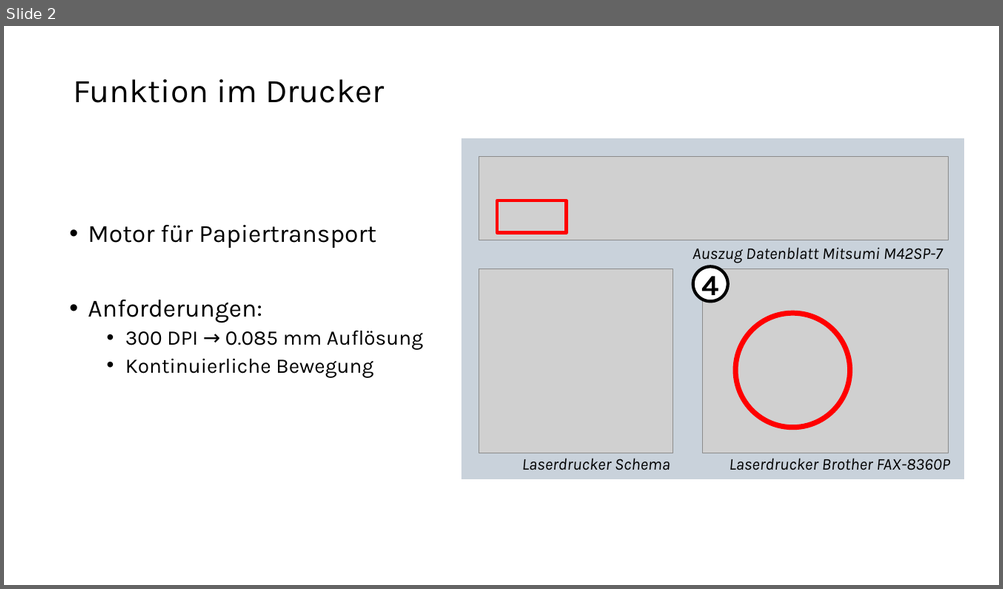
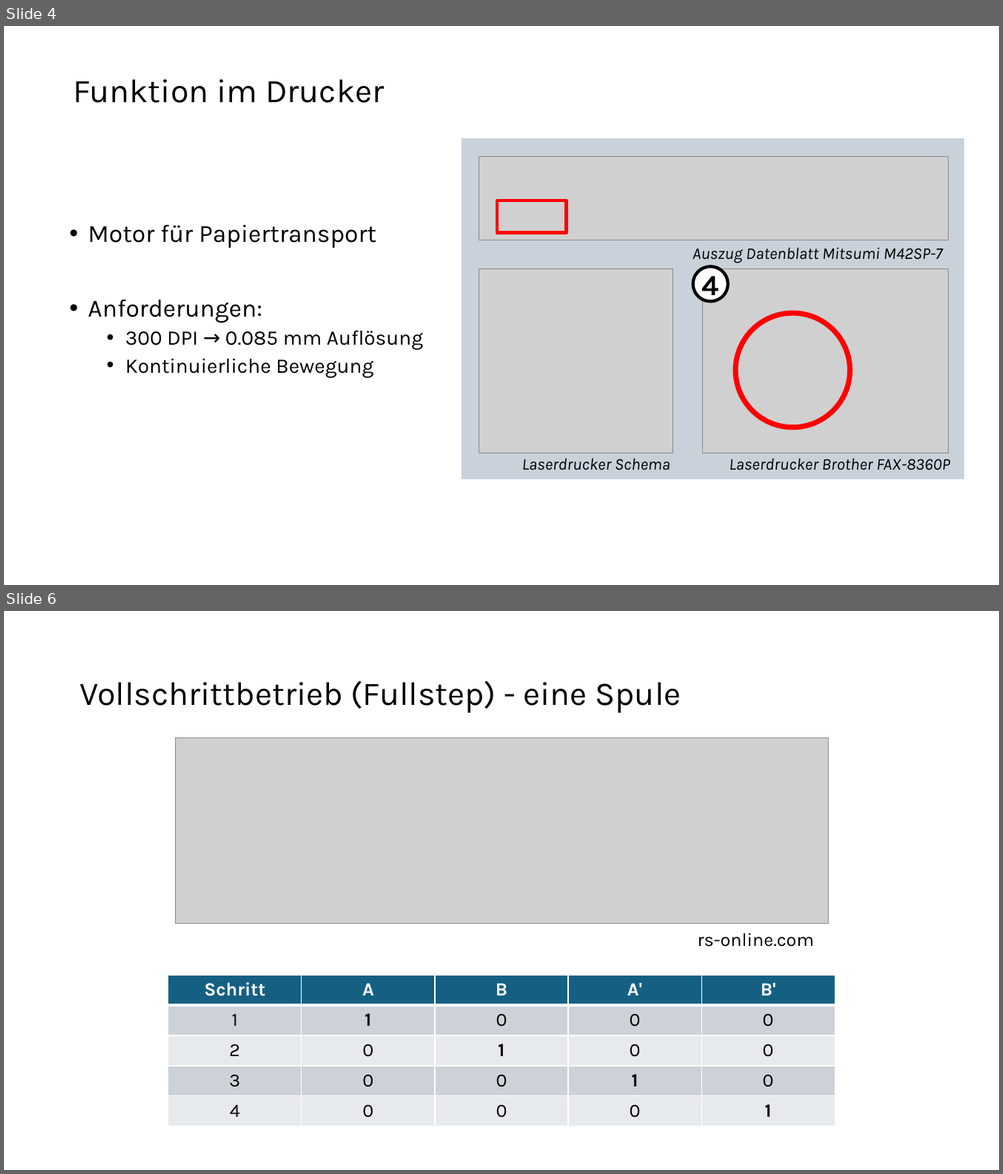
Before and after one commit to tokyo-town/Mechatronik-und-Instrumentierung, a slide deck: Präsi/Stepper Motor.pptx. Shown one above the other, each under a label of ours: slide 2 before the commit, slides 4 and 6 after it; the slides between them are not shown. The pictures are 1003x589 and 1003x1174 pixels, drawn with LibreOffice and Linux fonts; fonts in the diff are those of the drawing; grey boxes stand for pictures. Boxes give left, top, right and bottom in pixels: in the first picture for what was removed or moved away, otherwise in the second. Text is boxed around its words. In the diff, an @@ line names an element or a change of style, - is before the commit and + after.

```diff
--- a/Präsi/Stepper Motor.pptx
+++ b/Präsi/Stepper Motor.pptx
@@ slide 6 added at (4,611,999,1170), background #FFFFFF @@
@@ title added at (79,681,681,713), 32 pt, text #000000 @@
+Vollschrittbetrieb (Fullstep) - eine Spule
@@ picture added at (175,738,828,923) @@
@@ text added at (697,933,814,947), 18 pt, text #000000 @@
+rs-online.com
@@ table added at (168,975,836,1127), 5 rows, 5 columns @@
+Schritt | A | B | A' | B'
+1 | 1 | 0 | 0 | 0
+2 | 0 | 1 | 0 | 0
+3 | 0 | 0 | 1 | 0
+4 | 0 | 0 | 0 | 1
@@ what was slide 2 is now slide 4 @@
```
Also in this commit, not shown: 2 slides changed, 8 other slides added, 2 slides removed, 51 other files.
